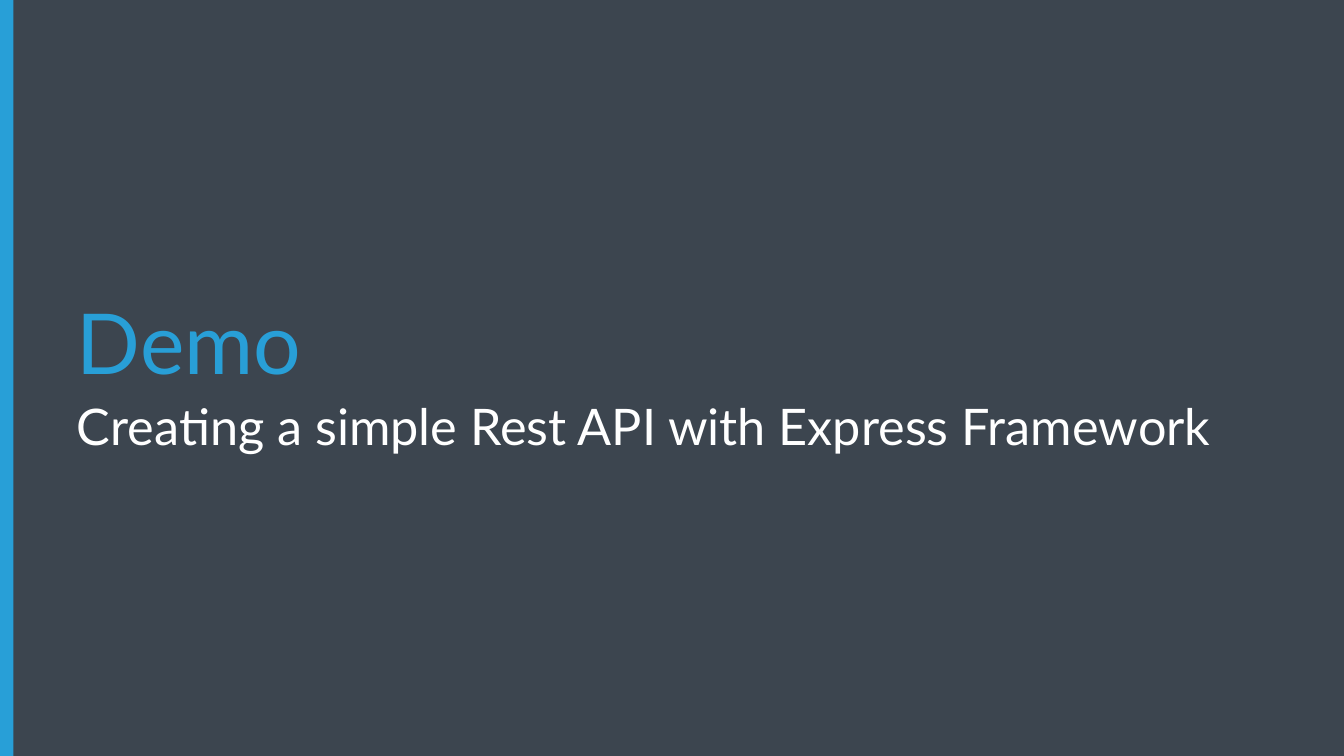
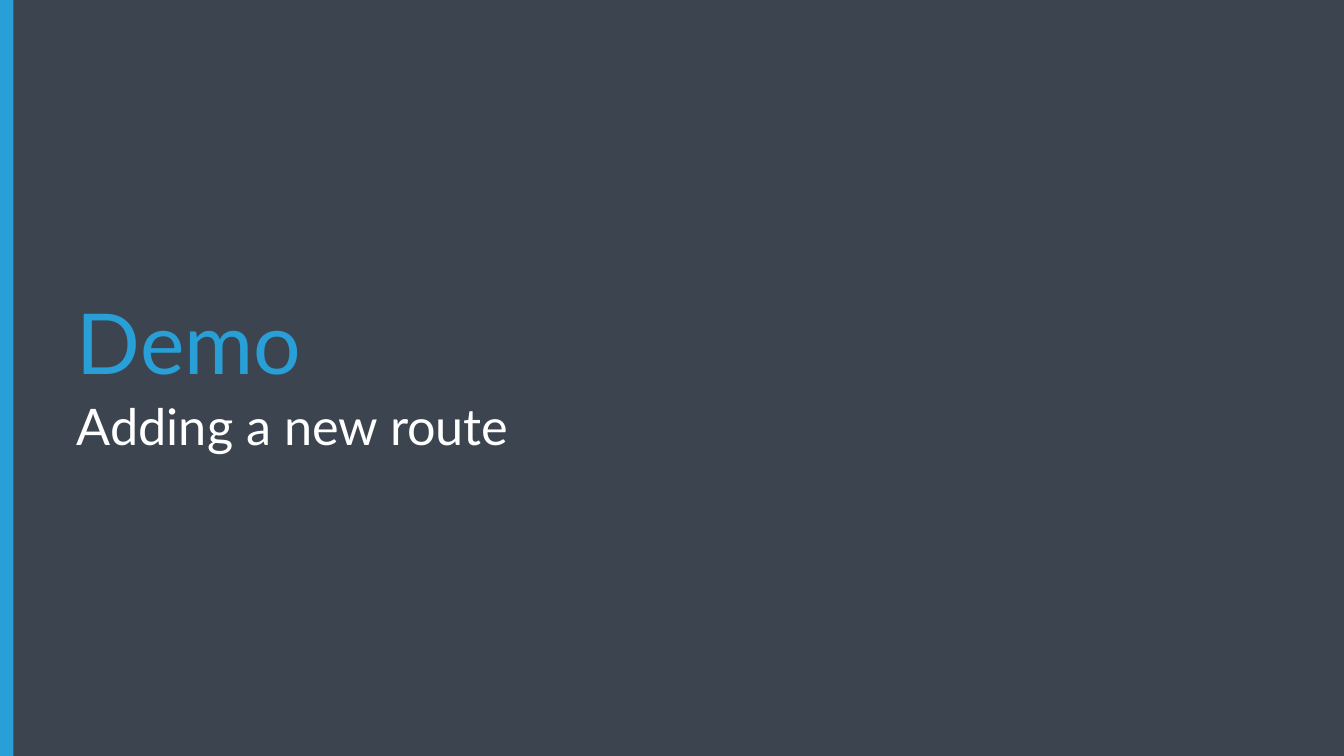
Before and after one commit to Microsoft-Web/NodeCamp, a slide deck: slide 13 of Presentation/IntroToExpress/IntroToExpress.pptx (slide 11 before the commit). Drawn at 1344x756 pixels with LibreOffice and Linux fonts; fonts in the diff are those of the drawing; background and template pictures are left out. Boxes give left, top, right and bottom in pixels: in the first picture for what was removed or moved away, otherwise in the second. Text is boxed around its words. In the diff, an @@ line names an element or a change of style, - is before the commit and + after.

Commit message:
Update steps and add new slides for IntroToNode and IntroToExpress demos and presentations.

```diff
--- a/Presentation/IntroToExpress/IntroToExpress.pptx
+++ b/Presentation/IntroToExpress/IntroToExpress.pptx
@@ subtitle at (x1=77, y1=408, x2=508, y2=454): text changed @@
-Creating a simple Rest API with Express Framework
+Adding a new route
```
Also in this commit, not shown: 1 other slide changed, 2 slides added, 4 other files.
